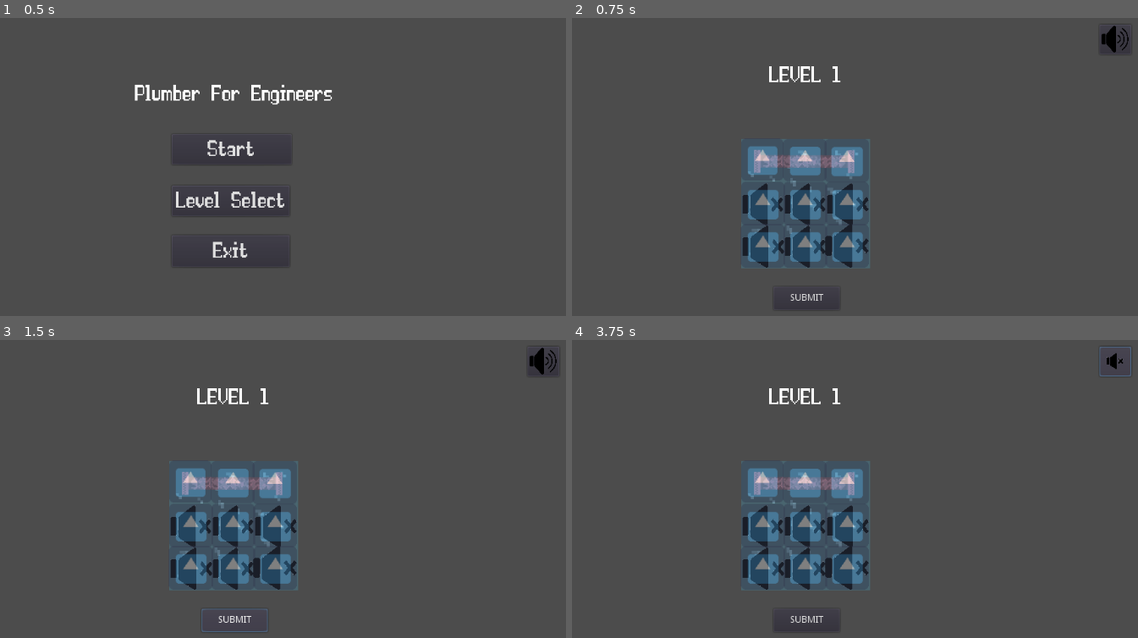
Above: before the commit, frames 1-4 (two rows, left to right).
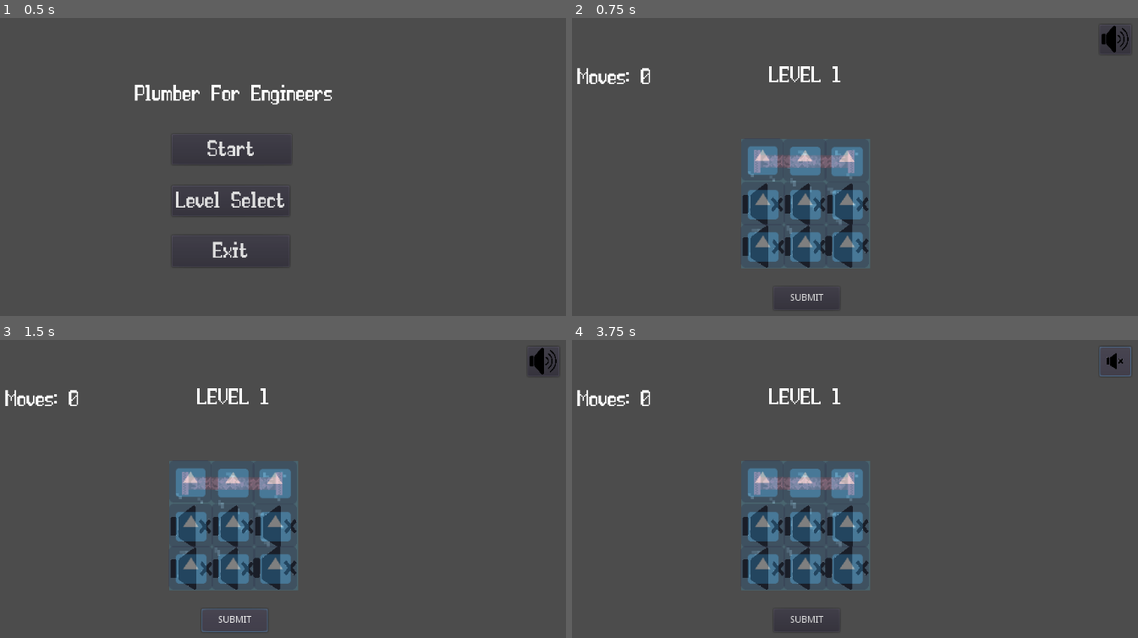
Above: after the commit, the same moments.

Repository: Jackyline/TDDD23-Computer-Game
Game: Godot game, scene res://scenes/Menu.tscn
The game is run twice, just before and just after one commit, with the same random seed, the same clock (stepped at 60 frames per second) and the same inputs. The engine's default icon, where the game draws it, is replaced by a stand-in: a white triangle on a blue panel in a dark square. Sound files missing from this copy of the repository are replaced by a short silence.
Inputs (mouse positions are in pixels of both pictures, inside the frame that each line leads up to):
- Up to frame 1 (0.5 s): no input
- Up to frame 2 (0.75 s): click "Start" at 0.5 s
- Up to frame 3 (1.5 s): click "SUBMIT" at 1.25 s
- Up to frame 4 (3.75 s): click "SUBMIT" at 2 s; click "SUBMIT" at 2.75 s; click (1115, 360) at 3.5 s

Frame 1 is identical in both runs. In frame 2, 0.3% of the frame differs, in the area x 0-14%, y 16-23%; in frame 3, 0.3%; in frame 4, 0.3%.

Commit message:
feat: add moves label

Diff:
--- /dev/null
+++ b/scenes/MovesPanel.gd
@@ -0,0 +1,16 @@
+extends Panel
+
+
+# Declare member variables here. Examples:
+# var a = 2
+# var b = "text"
+
+
+# Called when the node enters the scene tree for the first time.
+func _ready():
+	pass # Replace with function body.
+
+
+# Called every frame. 'delta' is the elapsed time since the previous frame.
+#func _process(delta):
+#	pass
--- /dev/null
+++ b/scenes/MovesText.gd
@@ -0,0 +1,15 @@
+extends Label
+
+var moves_cnt = 0
+
+# Called when the node enters the scene tree for the first time.
+func _ready():
+	self.text = str("Moves: ", moves_cnt)
+
+func _increment_move_cnt():
+	moves_cnt += 1
+	self.text = str("Moves: ", moves_cnt)
+
+func _decrement_move_cnt():
+	moves_cnt -= 1
+	self.text = str("Moves: ", moves_cnt)
--- a/scenes/Scene1.tscn
+++ b/scenes/Scene1.tscn
@@ -12,6 +12,10 @@
 [ext_resource path="res://textures/background.png" type="Texture" id=10]
 [ext_resource path="res://textures/pipe.png" type="Texture" id=11]
 [ext_resource path="res://textures/pipe-end2.png" type="Texture" id=12]
+[ext_resource path="res://scenes/MovesPanel.gd" type="Script" id=13]
+[ext_resource path="res://scenes/MovesText.gd" type="Script" id=14]
+
+[sub_resource type="StyleBoxEmpty" id=4]
 
 [sub_resource type="StyleBoxEmpty" id=1]
 
@@ -46,7 +50,27 @@
 scale = Vector2( 0.540482, 0.54419 )
 texture = ExtResource( 10 )
 
-[node name="Panel" type="Panel" parent="."]
+[node name="MovesPanel" type="Panel" parent="."]
+margin_left = 153.577
+margin_top = 88.4001
+margin_right = 193.577
+margin_bottom = 128.4
+custom_styles/panel = SubResource( 4 )
+script = ExtResource( 13 )
+__meta__ = {
+"_edit_use_anchors_": false
+}
+
+[node name="MovesText" type="Label" parent="MovesPanel"]
+margin_right = 40.0
+margin_bottom = 14.0
+custom_fonts/font = ExtResource( 7 )
+script = ExtResource( 14 )
+__meta__ = {
+"_edit_use_anchors_": false
+}
+
+[node name="LevelPanel" type="Panel" parent="."]
 margin_left = 404.0
 margin_top = 56.0
 margin_right = 595.0
@@ -57,7 +81,7 @@
 "_edit_use_anchors_": false
 }
 
-[node name="TestText" type="Label" parent="Panel"]
+[node name="TestText" type="Label" parent="LevelPanel"]
 margin_right = 191.0
 margin_bottom = 98.0
 custom_fonts/font = ExtResource( 7 )
--- a/scripts/Area2D.gd
+++ b/scripts/Area2D.gd
@@ -13,12 +13,13 @@
 			sprites.append(sprite)
 
 	print("constraints: ", _get_constraints())
-
 	print("solution: ", simplex.new(_get_costs(), _get_constraints()).get_solution())
 
 func _submit():
 	print("calculating optimum")
 	players_solution.clear()
+	print("Players moves: ", self._get_player_moves())
+	print(self._get_player_tiles())
 	for sprite in sprites:
 		players_solution.append(sprite.is_lifted)
 
@@ -48,3 +49,16 @@
 		res.append(temp[k])
 
 	return res
+
+func _get_player_moves():
+	return get_node("/root/Level 1/MovesPanel/MovesText").moves_cnt
+
+func _get_player_tiles():
+	var res = []
+	for sprite in sprites:
+		if sprite.is_lifted:
+			res.append(1)
+		else:
+			res.append(0)
+
+	return res
--- a/scripts/Sprite.gd
+++ b/scripts/Sprite.gd
@@ -6,6 +6,8 @@
 export var cost : int
 export var order : int
 var child : Sprite
+
+var moves_label : Label
 
 func _ready():
 	var children = self.get_children()
@@ -16,11 +18,16 @@
 	is_lifted = false
 	modulate.a = 1
 
+	moves_label = get_node("/root/Level 1/MovesPanel/MovesText")
+
 func _input(event):
 	if event is InputEventMouseButton and event.pressed and event.button_index == BUTTON_LEFT:
 		if get_rect().has_point(to_local(event.position)) and !is_lifted:
 			child.modulate.a = 0
 			is_lifted = !is_lifted
+			moves_label._increment_move_cnt()
 		elif get_rect().has_point(to_local(event.position)) and is_lifted:
 			child.modulate.a = 0.5
 			is_lifted = !is_lifted
+			moves_label._decrement_move_cnt()
+		#moves_label.text = str("Moves: ", moves_cnt)
Not shown: 1 places in scenes/Scene1.tscn that only renumber resources
